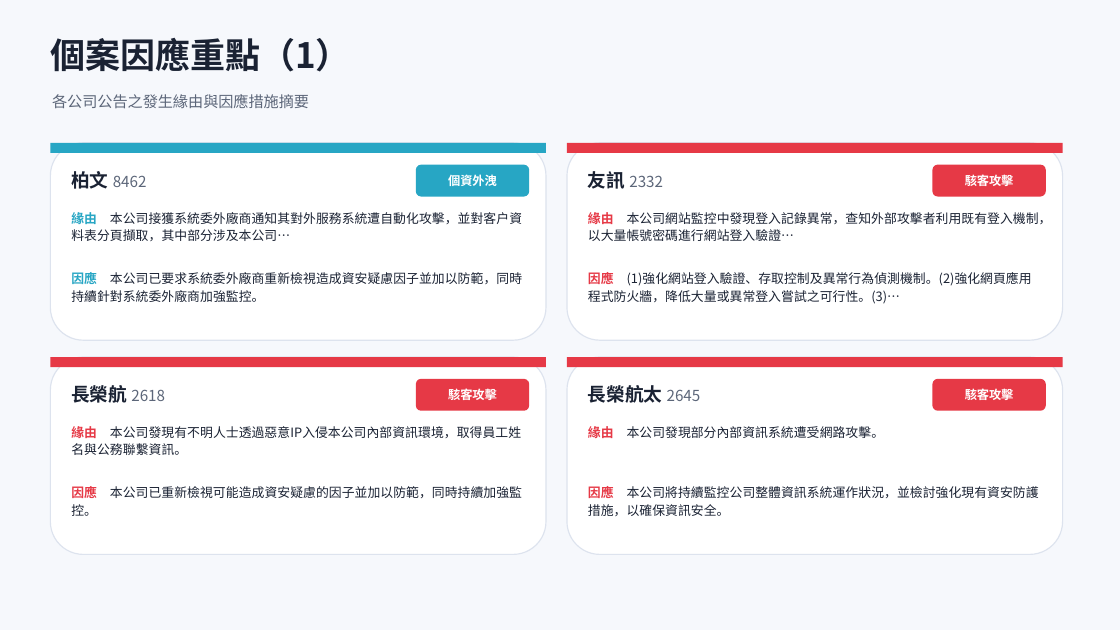
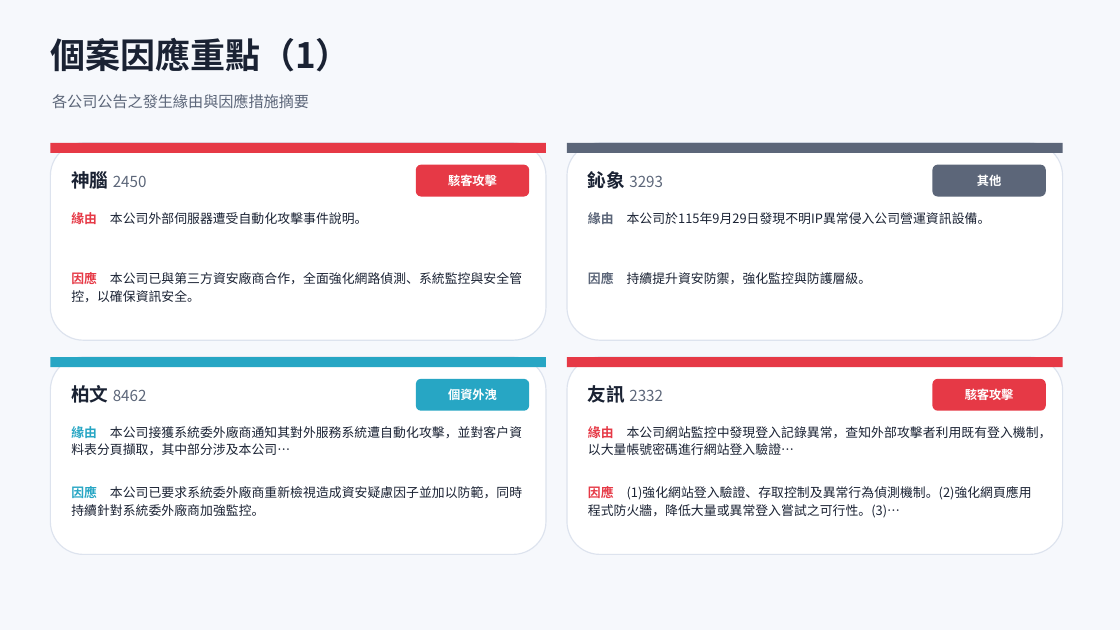
Before and after one commit to Johnnylin77/mops-isec-monitor, a slide deck: slide 6 of 資安事件因應分析.pptx. Drawn at 1120x630 pixels with LibreOffice and Linux fonts; fonts in the diff are those of the drawing. Boxes give left, top, right and bottom in pixels: in the first picture for what was removed or moved away, otherwise in the second. Text is boxed around its words. In the diff, an @@ line names an element or a change of style, - is before the commit and + after.

```diff
--- a/資安事件因應分析.pptx
+++ b/資安事件因應分析.pptx
@@ rectangle at [50, 143, 546, 153]: fill #27A6C4 to #E63946 @@
@@ rectangle at [567, 143, 1063, 153]: fill #E63946 to #5C6679 @@
@@ text at [71, 168, 147, 193]: text changed @@
-柏文 8462
+神腦 2450
@@ rounded rectangle at [416, 165, 529, 197]: fill #27A6C4 to #E63946 @@
@@ text at [448, 174, 497, 186]: text changed @@
-個資外洩
+駭客攻擊
@@ text at [588, 171, 663, 189]: text changed @@
-友訊 2332
+鈊象 3293
@@ rounded rectangle at [933, 165, 1046, 197]: fill #E63946 to #5C6679 @@
@@ text at [977, 175, 1001, 186]: text changed @@
-駭客攻擊
+其他
@@ text at [71, 212, 368, 224]: text changed @@
-緣由 本公司接獲系統委外廠商通知其對外服務系統遭自動化攻擊，並對客戶資料表分頁擷取，其中部分涉及本公司…
+緣由 本公司外部伺服器遭受自動化攻擊事件說明。
@@ text at [588, 212, 991, 224]: text changed @@
-緣由 本公司網站監控中發現登入記錄異常，查知外部攻擊者利用既有登入機制，以大量帳號密碼進行網站登入驗證…
+緣由 本公司於115年9月29日發現不明IP異常侵入公司營運資訊設備。
@@ text at [71, 272, 522, 302]: text changed @@
-因應 本公司已要求系統委外廠商重新檢視造成資安疑慮因子並加以防範，同時持續針對系統委外廠商加強監控。
+因應 本公司已與第三方資安廠商合作，全面強化網路偵測、系統監控與安全管控，以確保資訊安全。
@@ text at [588, 272, 872, 284]: text changed @@
-因應 (1)強化網站登入驗證、存取控制及異常行為偵測機制。(2)強化網頁應用程式防火牆，降低大量或異常登入嘗試之可行性。(3)…
+因應 持續提升資安防禦，強化監控與防護層級。
@@ rectangle at [50, 357, 546, 367]: fill #E63946 to #27A6C4 @@
@@ text at [71, 385, 147, 403]: text changed @@
-長榮航 2618
+柏文 8462
@@ rounded rectangle at [416, 379, 529, 411]: fill #E63946 to #27A6C4 @@
@@ text at [448, 388, 497, 400]: text changed @@
-駭客攻擊
+個資外洩
@@ text at [588, 385, 663, 403]: text changed; size 16 to 13 pt; text colour #1A2233 to #5C6679; bold off @@
-長榮航太 2645
+友訊 2332
@@ text at [71, 426, 522, 455]: text changed @@
-緣由 本公司發現有不明人士透過惡意IP入侵本公司內部資訊環境，取得員工姓名與公務聯繫資訊。
+緣由 本公司接獲系統委外廠商通知其對外服務系統遭自動化攻擊，並對客戶資料表分頁擷取，其中部分涉及本公司…
@@ text at [588, 426, 1052, 455]: text changed @@
-緣由 本公司發現部分內部資訊系統遭受網路攻擊。
+緣由 本公司網站監控中發現登入記錄異常，查知外部攻擊者利用既有登入機制，以大量帳號密碼進行網站登入驗證…
@@ text at [71, 484, 522, 516]: text changed @@
-因應 本公司已重新檢視可能造成資安疑慮的因子並加以防範，同時持續加強監控。
+因應 本公司已要求系統委外廠商重新檢視造成資安疑慮因子並加以防範，同時持續針對系統委外廠商加強監控。
@@ text at [588, 486, 1032, 518]: text changed @@
-因應 本公司將持續監控公司整體資訊系統運作狀況，並檢討強化現有資安防護措施，以確保資訊安全。
+因應 (1)強化網站登入驗證、存取控制及異常行為偵測機制。(2)強化網頁應用程式防火牆，降低大量或異常登入嘗試之可行性。(3)…
```
Also in this commit, not shown: 6 other slides changed, 2 other files.
